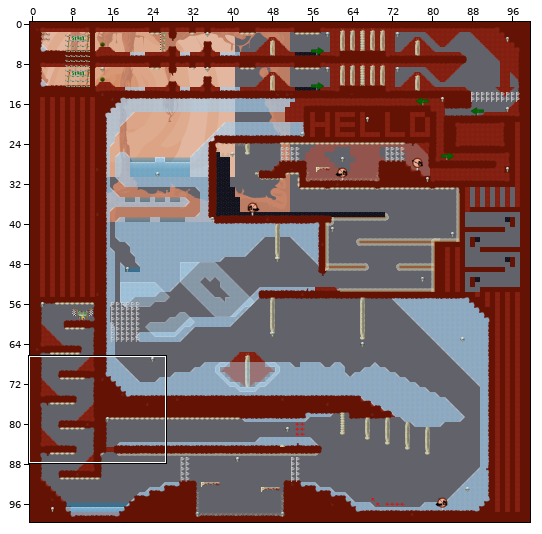
Level history. Tiled map: data/assets/Maps/RaceReloaded.tmx. The first picture is a wide view before the edit; the outline marks the close-up.
Close-up. Before the edit:
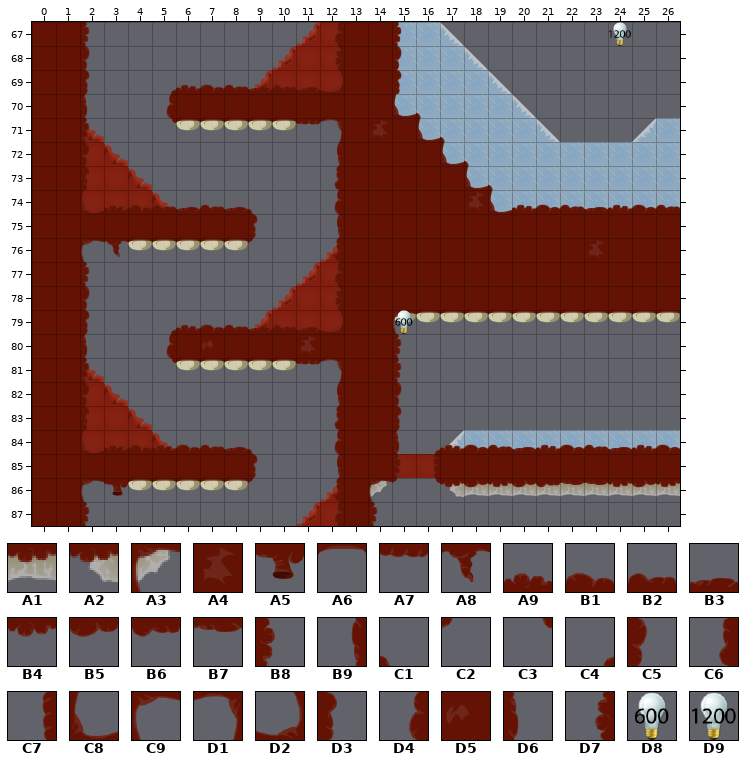
Cells are 64x64 px. Shown: x 0..26, y 67..87. The commit also changed other parts of the map, which this record leaves out.
Key: from "Bouncy": A1 2, A2 6, A3 7; from "MeatNonEdible": A4 2, A5 4, A6 5, A7 6, A8 7, A9 8, B1 9, B2 10, B3 11, B4 12, B5 13, B6 14, B7 15, B8 21, B9 22, C1 24, C2 25, C3 26, C4 27, C5 29, C6 30, C7 31, C8 32, C9 33, D1 34, D2 35, D3 37, D4 38, D5 40, D6 45, D7 46; from "light": D8 2, D9 3.
__ is an empty cell.
Layers that did not change in this view are not listed.
Layer "StaticForeground" before, first column x 11:
79 __ __ __ __ __ __ __ __ __ __ __ __ __ __ __ __
80 __ __ __ __ __ __ __ __ __ __ __ __ __ __ __ __
81 __ __ __ __ __ __ __ __ __ __ __ __ __ __ __ __
82 __ __ __ __ __ __ __ __ __ __ __ __ __ __ __ __
83 __ __ __ __ __ __ __ __ __ __ __ __ __ __ __ __
84 __ __ __ __ __ __ __ __ __ __ __ __ __ __ __ __
85 __ __ __ __ __ __ __ __ __ __ __ __ __ __ __ __
86 __ __ __ A3 __ __ A2 A1 A1 A1 A1 A1 A1 A1 A1 A1
87 __ __ __ __ __ __ __ __ __ __ __ __ __ __ __ __
Layer "Foreground" before, first column x 0:
67 __ __ B8 __ __ __ __ __ __ __ __ __ D4 __ __ B8 __ __ __ __ __ __ __ __ __ __ __
68 __ __ C5 __ __ __ __ __ __ __ __ __ D7 __ __ C5 __ __ __ __ __ __ __ __ __ __ __
69 __ __ D3 __ __ C4 A9 B1 B2 B3 B2 B3 D2 __ __ D3 __ __ __ __ __ __ __ __ __ __ __
70 __ __ D6 __ __ D4 __ __ __ __ __ __ __ __ __ C8 C1 __ __ __ __ __ __ __ __ __ __
71 __ __ B8 __ __ C3 A6 A6 A6 A6 A6 A7 D1 __ A4 __ C8 C1 __ __ __ __ __ __ __ __ __
72 __ __ C5 __ __ __ __ __ __ __ __ __ B9 __ __ __ __ C8 C1 __ __ __ __ __ __ __ __
73 __ __ D3 __ __ __ __ __ __ __ __ __ C6 __ __ __ __ __ C8 C1 __ __ __ __ __ __ __
74 __ __ C8 A9 B1 B2 B3 B2 B3 C1 __ __ D4 __ __ __ __ __ A4 C8 A9 B1 B2 B3 A9 B1 B2
75 __ __ __ __ __ __ __ __ __ D3 __ __ B9 __ __ __ __ __ __ __ __ __ __ __ __ __ __
76 __ __ C9 A8 A6 A6 A6 A6 A6 C2 __ __ C6 __ __ __ __ __ __ __ __ __ __ A4 __ __ __
77 __ __ B8 __ __ __ __ __ __ __ __ __ D4 __ __ __ __ __ __ __ __ __ __ __ __ __ __
78 __ __ C5 __ __ __ __ __ __ __ __ __ D7 __ __ __ __ __ __ __ __ __ __ __ __ __ __
79 __ __ D3 __ __ C4 A9 B1 B2 B3 B2 B3 D2 __ __ C9 A6 A6 A6 A6 A6 A6 A6 A6 A6 A6 A6
80 __ __ D6 __ __ D4 __ D5 __ __ __ A4 __ __ __ B8 __ __ __ __ __ __ __ __ __ __ __
81 __ __ B8 __ __ C3 A6 A6 A6 A6 A6 A7 D1 __ __ B8 __ __ __ __ __ __ __ __ __ __ __
82 __ __ C5 __ __ __ __ __ __ __ __ __ B9 __ __ C5 __ __ __ __ __ __ __ __ __ __ __
83 __ __ D3 __ __ __ __ __ __ __ __ __ C6 __ __ D3 __ __ __ __ __ __ __ __ __ __ __
84 __ __ C8 A9 B1 A9 B1 B2 B3 C1 __ __ D4 __ __ D6 C4 A9 B1 B2 B3 A9 B1 B2 B3 A9 B1
85 __ __ __ __ __ __ __ __ __ D3 __ __ B9 __ __ B8 C7 __ __ __ __ __ __ __ __ __ __
86 __ __ C9 A5 A6 A6 A6 A6 A6 C2 __ __ C6 __ C9 C2 C3 B4 B5 B4 B5 B6 B7 B7 B4 B5 B4
87 __ __ B8 __ __ __ __ __ __ __ __ __ D4 __ B8 __ __ __ __ __ __ __ __ __ __ __ __
New version:
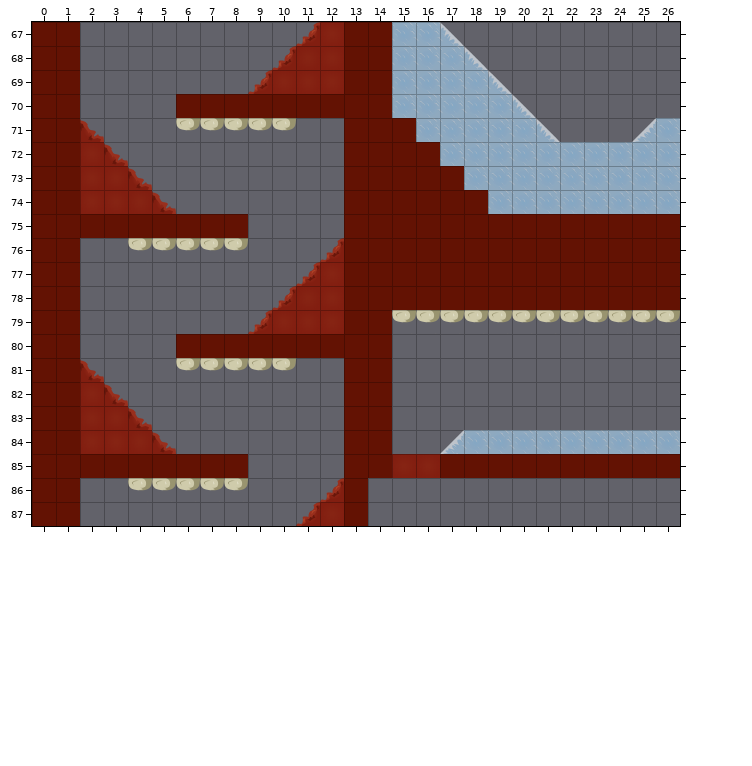
See-through tiles are keyed as they look on the map.
The edit:
Changed rows in their new state; .. is an unchanged cell.
Layer "StaticForeground" (now hidden):
first column x 14:
86 __ .. .. __ __ __ __ __ __ __ __ __ __
Layer "Foreground" (now hidden):
first column x 2:
67 __ .. .. .. .. .. .. .. .. .. __ .. .. __ .. .. .. .. .. .. .. .. .. .. ..
68 __ .. .. .. .. .. .. .. .. .. __ .. .. __ .. .. .. .. .. .. .. .. .. .. ..
69 __ .. .. __ __ __ __ __ __ __ __ .. .. __ .. .. .. .. .. .. .. .. .. .. ..
70 __ .. .. __ .. .. .. .. .. .. .. .. .. __ __ .. .. .. .. .. .. .. .. .. ..
71 __ .. .. __ __ __ __ __ __ __ __ .. __ .. __ __ .. .. .. .. .. .. .. .. ..
72 __ .. .. .. .. .. .. .. .. .. __ .. .. .. .. __ __ .. .. .. .. .. .. .. ..
73 __ .. .. .. .. .. .. .. .. .. __ .. .. .. .. .. __ __ .. .. .. .. .. .. ..
74 __ __ __ __ __ __ __ __ .. .. __ .. .. .. .. .. __ __ __ __ __ __ __ __ __
75 .. .. .. .. .. .. .. __ .. .. __ .. .. .. .. .. .. .. .. .. .. .. .. .. ..
76 __ __ __ __ __ __ __ __ .. .. __ .. .. .. .. .. .. .. .. .. .. __ .. .. ..
77 __ .. .. .. .. .. .. .. .. .. __ .. .. .. .. .. .. .. .. .. .. .. .. .. ..
78 __ .. .. .. .. .. .. .. .. .. __ .. .. .. .. .. .. .. .. .. .. .. .. .. ..
79 __ .. .. __ __ __ __ __ __ __ __ .. .. __ __ __ __ __ __ __ __ __ __ __ __
80 __ .. .. __ .. __ .. .. .. __ .. .. .. __ .. .. .. .. .. .. .. .. .. .. ..
81 __ .. .. __ __ __ __ __ __ __ __ .. .. __ .. .. .. .. .. .. .. .. .. .. ..
82 __ .. .. .. .. .. .. .. .. .. __ .. .. __ .. .. .. .. .. .. .. .. .. .. ..
83 __ .. .. .. .. .. .. .. .. .. __ .. .. __ .. .. .. .. .. .. .. .. .. .. ..
84 __ __ __ __ __ __ __ __ .. .. __ .. .. __ __ __ __ __ __ __ __ __ __ __ __
85 .. .. .. .. .. .. .. __ .. .. __ .. .. __ __ .. .. .. .. .. .. .. .. .. ..
86 __ __ __ __ __ __ __ __ .. .. __ .. __ __ __ __ __ __ __ __ __ __ __ __ __
87 __ .. .. .. .. .. .. .. .. .. __ .. __ .. .. .. .. .. .. .. .. .. .. .. ..
Layer "Flags" (now hidden):
first column x 24:
67 __
first column x 15:
79 __
Where, in picture pixels (left, top, right, bottom), the same in both close-ups:
removed: (80, 22, 344, 526)
removed: (373, 22, 680, 214)
removed: (589, 240, 604, 258)
removed: (368, 310, 680, 526)
